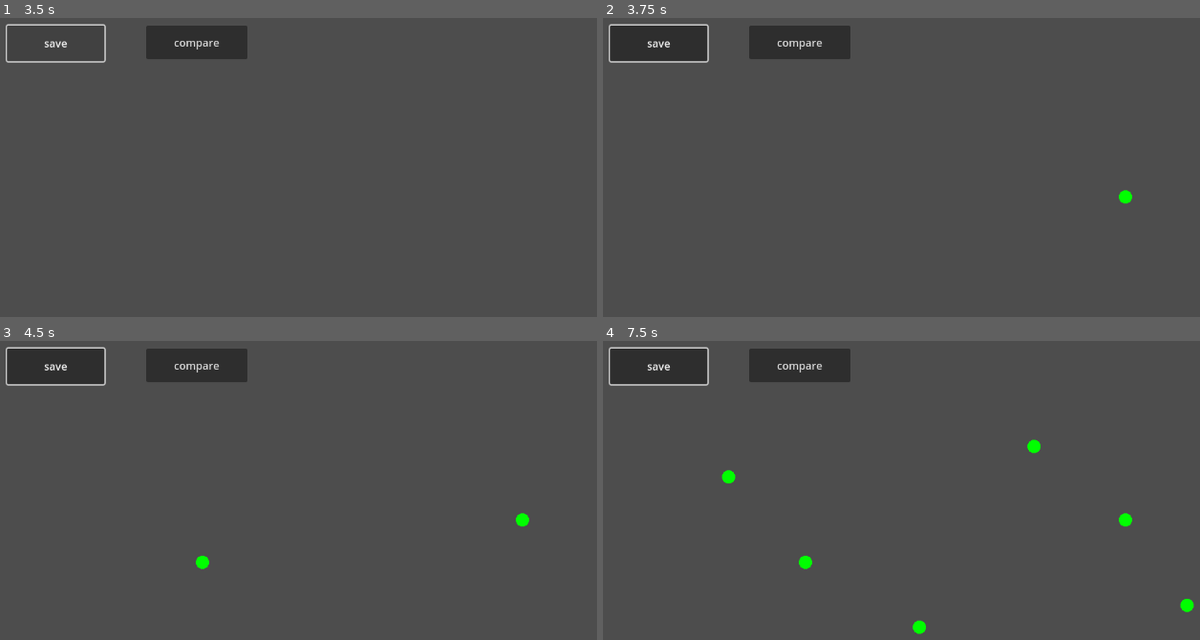
Above: before the commit, frames 1-4 (two rows, left to right).
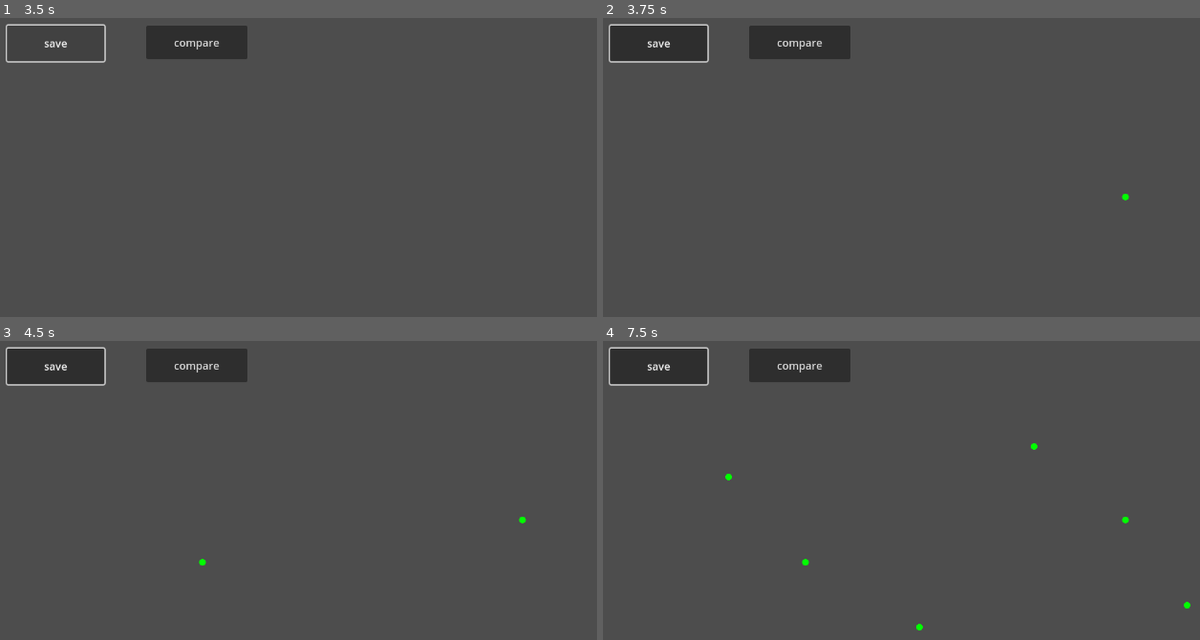
Above: after the commit, the same moments.

Repository: uprun/GRAIL-like
Game: Godot game, scene res://main.tscn
Same seed, same stepped clock (60 frames per second), same inputs: the game is played once before the commit and once after it.
Inputs (mouse positions are in pixels of both pictures, inside the frame that each line leads up to):
- Up to frame 1 (3.5 s): click "compare" at 0.5 s; click "compare" at 1.25 s; click "compare" at 2 s; click "save" at 2.75 s
- Up to frame 2 (3.75 s): move the mouse to (1128, 197) at 3.52 s; click (1128, 197) at 3.67 s
- Up to frame 3 (4.5 s): move the mouse to (202, 562) at 4.27 s; click (202, 562) at 4.42 s
- Up to frame 4 (7.5 s): move the mouse to (1032, 445) at 5.02 s; click (1032, 445) at 5.17 s; move the mouse to (919, 628) at 5.77 s; click (919, 628) at 5.92 s; move the mouse to (1188, 604) at 6.52 s; click (1188, 604) at 6.67 s; move the mouse to (728, 475) at 7.27 s; click (728, 475) at 7.42 s

Frame 1 is identical in both runs. In frame 2, less than 0.1% of the frame differs, in the area x 86-89%, y 57-63%; in frame 3, 0.1%; in frame 4, 0.4%, in the area x 19-100%, y 32-99%.

Commit message:
2024-12-20--16h33m31s

Diff:
--- a/main.gd
+++ b/main.gd
@@ -89,7 +89,7 @@
 		return
 	if len(line) > 1:
 		draw_polyline(line, color, width)
-	draw_circle(line.front(), max(1,width*2 - len(line)/2), color)
+	draw_circle(line.front(), max(1,width - len(line)/3), color)
 
 func _draw():
 	for line in lines:
